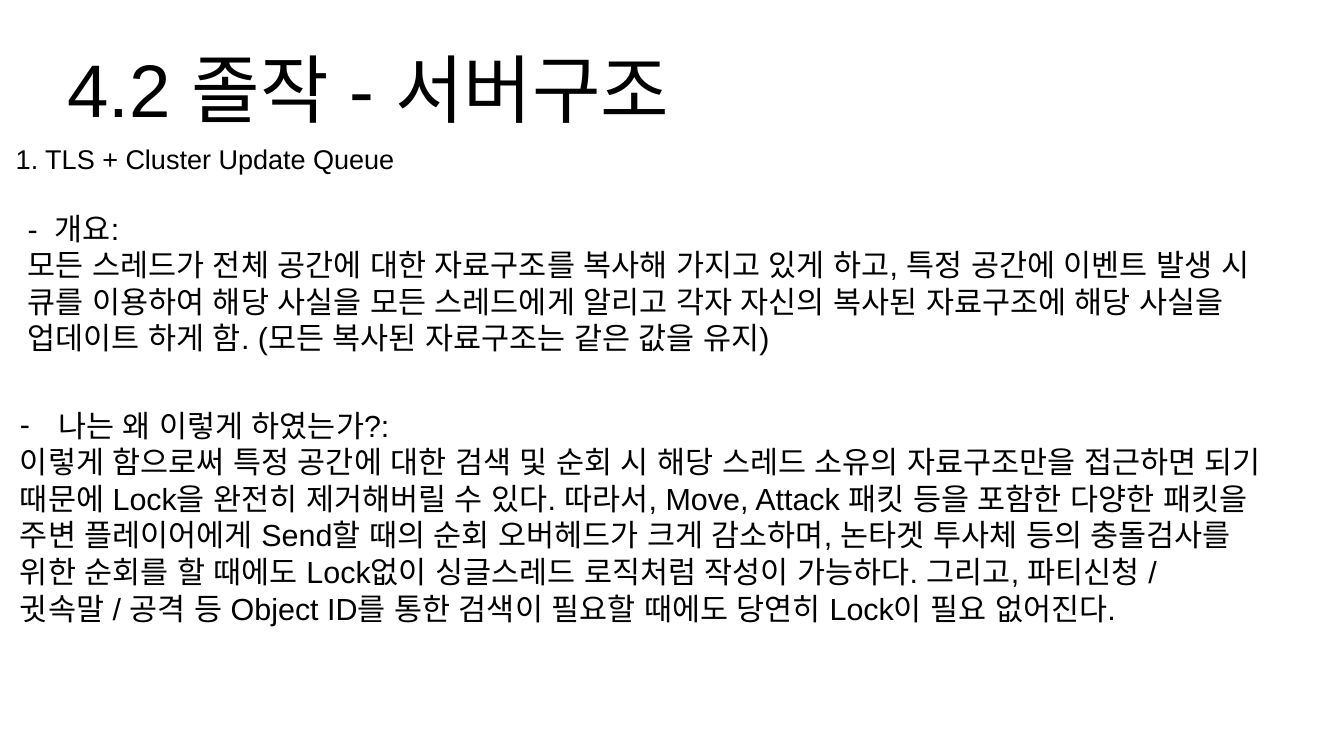
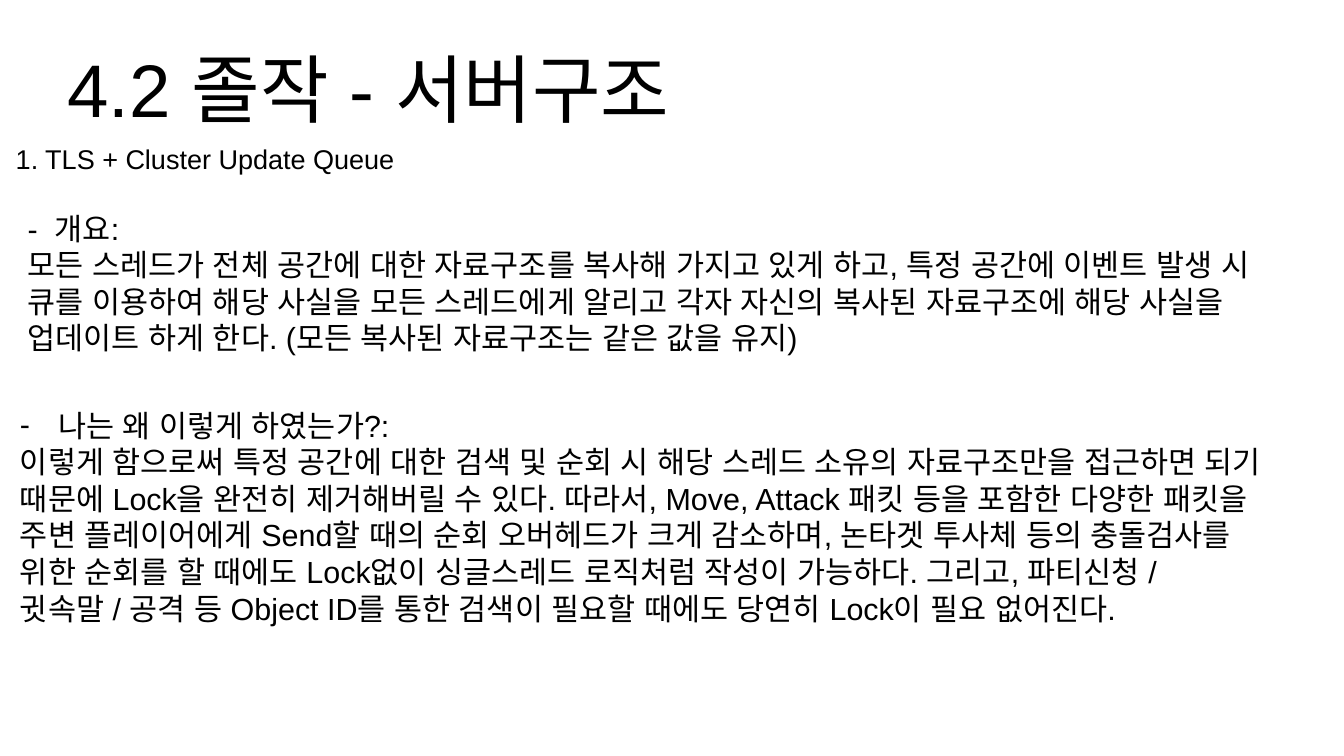
Before and after one commit to hypernagox/FYP_Evergreen, a slide deck: slide 6 of 포트폴리오/서버_최재혁/포트폴리오.pptx. Drawn at 1344x756 pixels with LibreOffice and Linux fonts; fonts in the diff are those of the drawing. Boxes give left, top, right and bottom in pixels: in the first picture for what was removed or moved away, otherwise in the second. Text is boxed around its words. In the diff, an @@ line names an element or a change of style, - is before the commit and + after.

```diff
--- a/포트폴리오/서버_최재혁/포트폴리오.pptx
+++ b/포트폴리오/서버_최재혁/포트폴리오.pptx
@@ text at (28,250,1249,356): text changed @@
-모든 스레드가 전체 공간에 대한 자료구조를 복사해 가지고 있게 하고, 특정 공간에 이벤트 발생 시 큐를 이용하여 해당 사실을 모든 스레드에게 알리고 각자 자신의 복사된 자료구조에 해당 사실을 업데이트 하게 함. (모든 복사된 자료구조는 같은 값을 유지)
+모든 스레드가 전체 공간에 대한 자료구조를 복사해 가지고 있게 하고, 특정 공간에 이벤트 발생 시 큐를 이용하여 해당 사실을 모든 스레드에게 알리고 각자 자신의 복사된 자료구조에 해당 사실을 업데이트 하게 한다. (모든 복사된 자료구조는 같은 값을 유지)
```
Also in this commit, not shown: 6 other slides changed.
